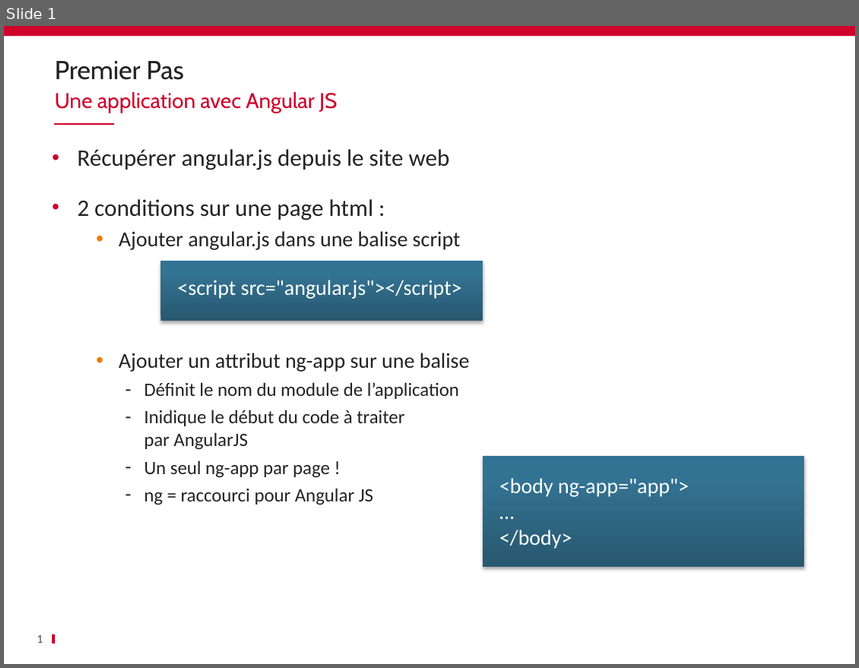
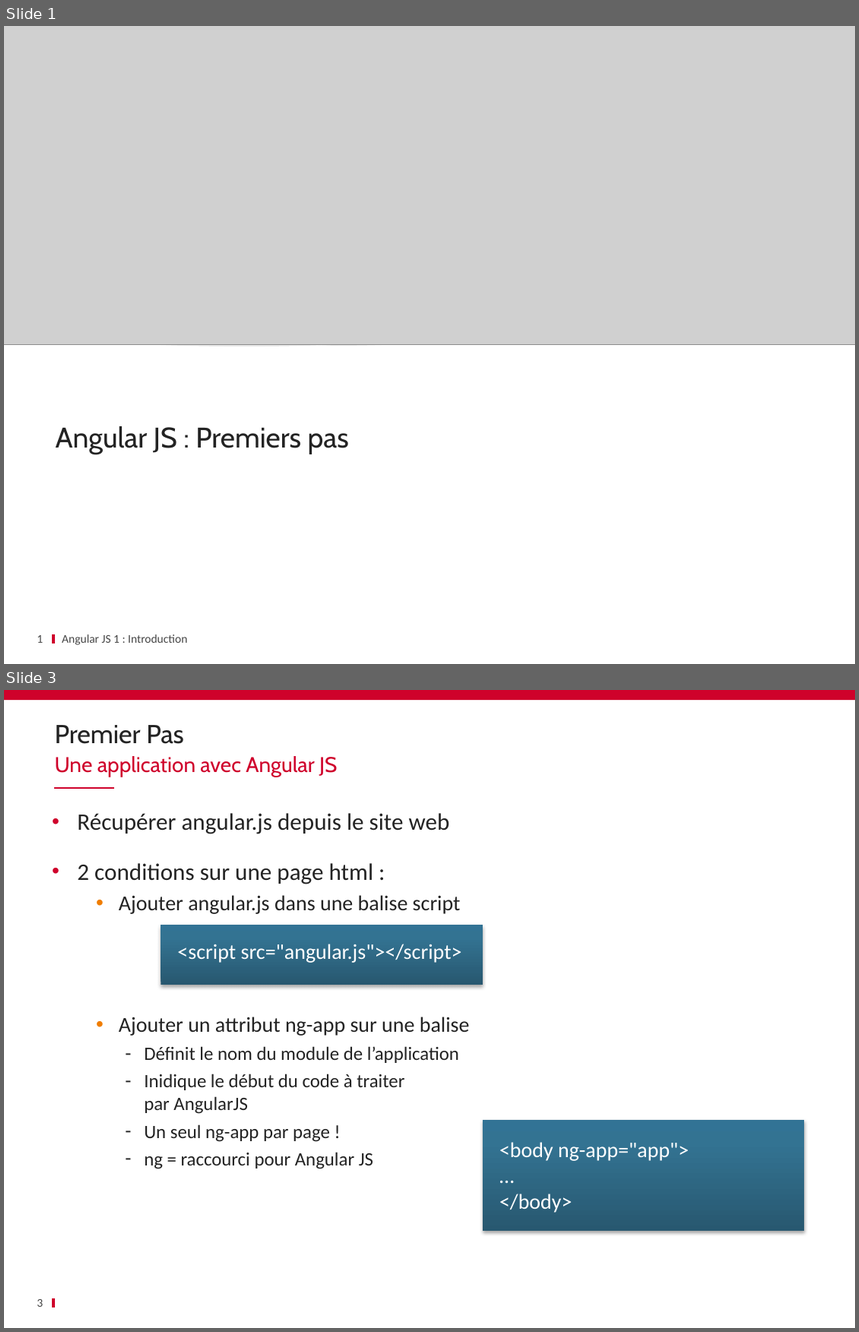
Before and after one commit to schassande/formation-angularjs1, a slide deck: Jour1/03 Premiers pas/03_Premier_pas_AngularJS.pptx. Shown one above the other, each under a label of ours: slide 1 before the commit, slides 1 and 3 after it; the slides between them are not shown. The pictures are 859x668 and 859x1332 pixels, drawn with LibreOffice and Linux fonts; fonts in the diff are those of the drawing; grey boxes stand for pictures; background and template pictures are left out. Boxes give left, top, right and bottom in pixels: in the first picture for what was removed or moved away, otherwise in the second. Text is boxed around its words. In the diff, an @@ line names an element or a change of style, - is before the commit and + after.

```diff
--- a/Jour1/03 Premiers pas/03_Premier_pas_AngularJS.pptx
+++ b/Jour1/03 Premiers pas/03_Premier_pas_AngularJS.pptx
@@ slide 1 added at (4, 26, 855, 664), background #FFFFFF; not listed: 1 template element that a slide beside it also shows @@
@@ picture added at (4, 26, 855, 345) @@
@@ freeform shape added at (4, 188, 329, 353), fill #E9E9E9 @@
@@ freeform shape added at (318, 222, 855, 346), fill #E9E9E9 @@
@@ title added at (56, 427, 349, 454), 24 pt, text #232323 @@
+Angular JS : Premiers pas
@@ page number added at (37, 636, 43, 643), 10 pt, text #464646 @@
+1
@@ text added at (62, 635, 187, 645), 10 pt, text #464646 @@
+Angular JS 1 : Introduction
@@ what was slide 1 is now slide 3 @@
@@ page number at (37, 1300, 43, 1307): text changed @@
-1
+3
```
Also in this commit, not shown: 1 other slide added, 4 other files.
